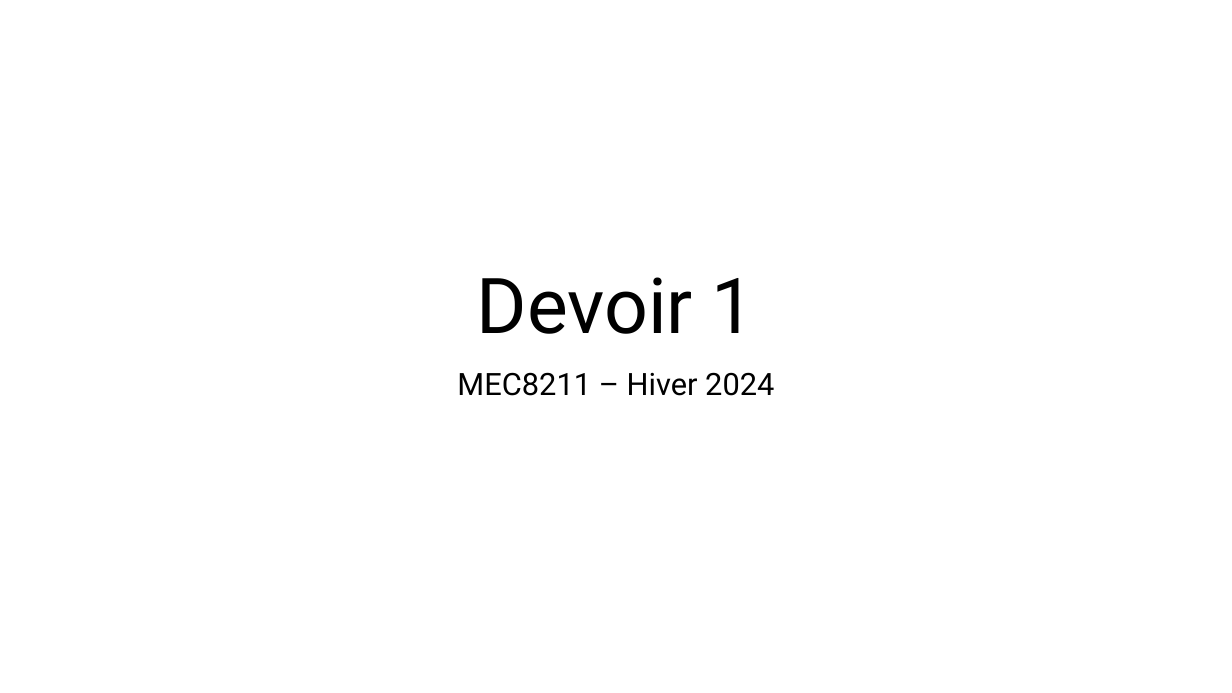
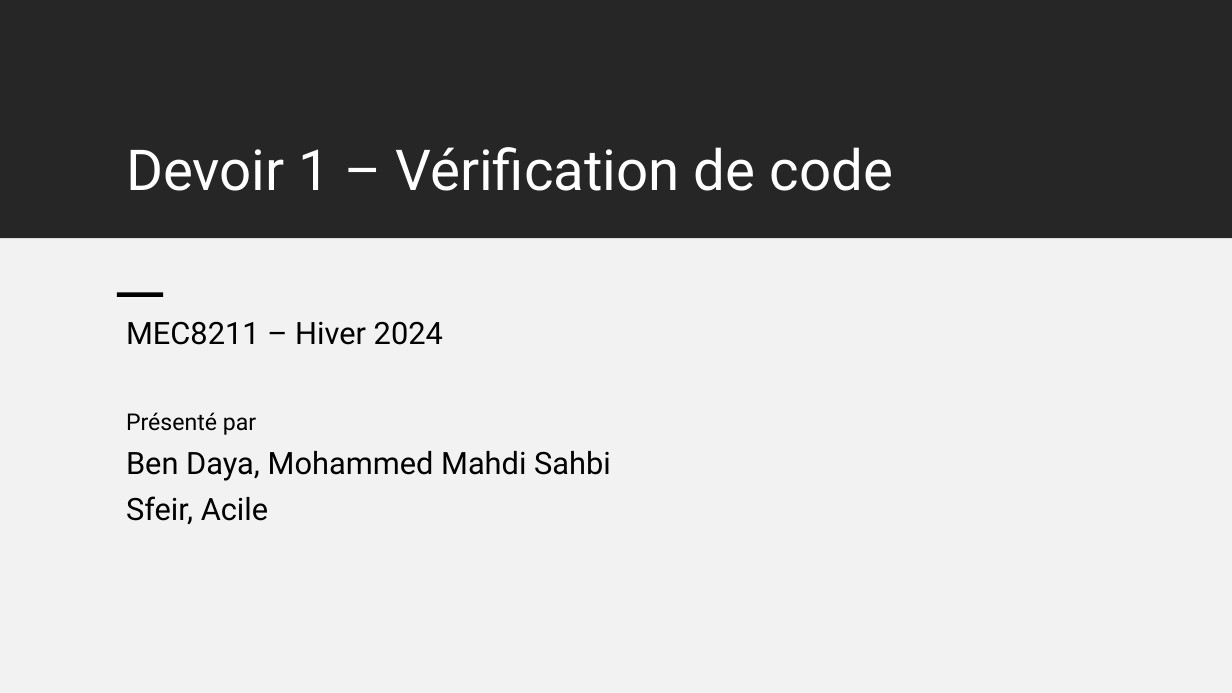
Before and after one commit to mehdibendaya/MEC8211-DEV1, a slide deck: slide 1 of Devoir_1.pptx. Drawn at 1232x693 pixels with LibreOffice and Linux fonts; fonts in the diff are those of the drawing. Boxes give left, top, right and bottom in pixels: in the first picture for what was removed or moved away, otherwise in the second. Text is boxed around its words. In the diff, an @@ line names an element or a change of style, - is before the commit and + after.

```diff
--- a/Devoir_1.pptx
+++ b/Devoir_1.pptx
@@ rectangle added at <box>0,0,1232,238</box>, fill #262626 @@
@@ title at <box>126,147,893,191</box>: text changed; size 60 to 44 pt; text colour #000000 to #FFFFFF @@
-Devoir 1
+Devoir 1 – Vérification de code
@@ rectangle added at <box>0,238,1232,693</box>, fill #F2F2F2 @@
@@ rectangle added at <box>117,292,164,297</box>, fill #000000 @@
@@ subtitle "MEC8211 – Hiver 2024": place and size @@
-subtitle "MEC8211 – Hiver 2024" at <box>457,372,774,396</box>
+subtitle "MEC8211 – Hiver 2024" at <box>126,321,611,524</box>
@@ subtitle at <box>126,321,443,345</box>: alignment centre to left @@
@@ subtitle at <box>126,412,611,524</box>: paragraphs added @@
+Présenté par
+Ben Daya, Mohammed Mahdi Sahbi
+Sfeir, Acile
```
Also in this commit, not shown: 9 other slides changed, 8 slides added, 1 slide removed, 2 other files.
